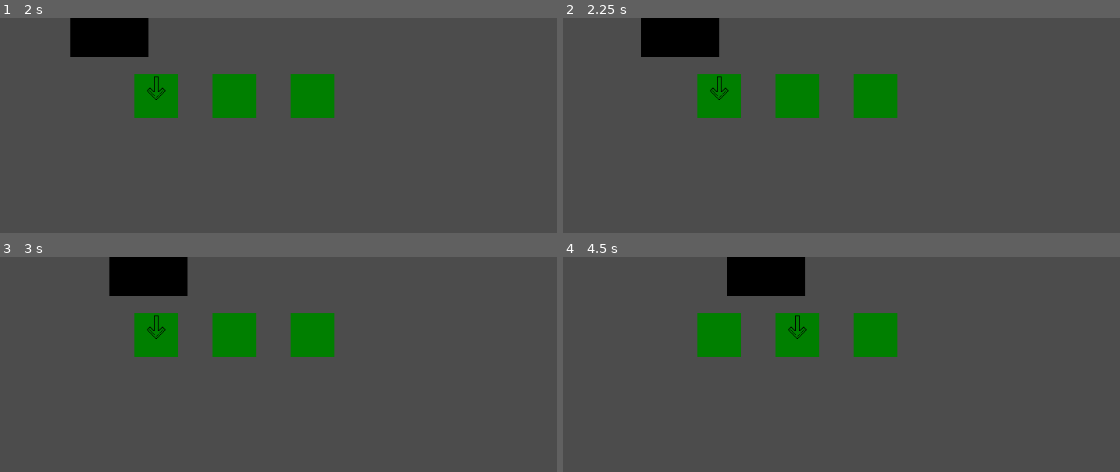
Above: before the commit, frames 1-4 (two rows, left to right).
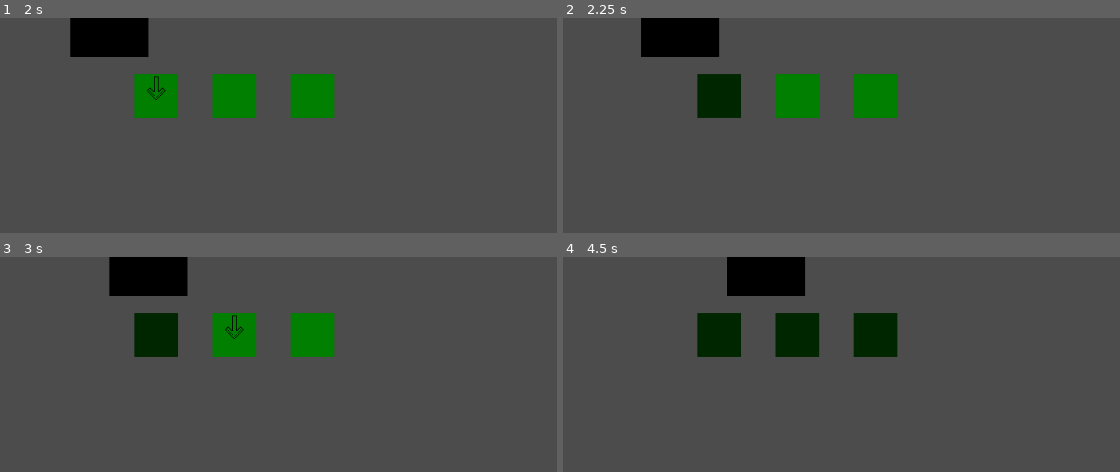
Above: after the commit, the same moments.

Repository: mdwyer223/outside
Game: Godot game, scene res://game.tscn
Same seed, same stepped clock (60 frames per second), same inputs: the game is played once before the commit and once after it.
Inputs:
- Up to frame 1 (2 s): click "start" at 0.5 s; tap Enter (interact) at 1.25, 1.35 s; hold D (right) from 1.28 s (still down)
- Up to frame 2 (2.25 s): release D (right) at 2.03 s; hold Down (arrow_down) from 2.03 s (still down); tap Enter (interact) at 2.1 s
- Up to frame 3 (3 s): tap Space at 2.75 s; release Down (arrow_down) at 2.78 s; hold D (right) from 2.78 s (still down); tap Enter (interact) at 2.85 s
- Up to frame 4 (4.5 s): release D (right) at 3.53 s; hold Up (arrow_up) 3.53-4.28 s; tap Enter (interact) at 3.6, 4.25, 4.35 s; hold A (left) from 4.28 s (still down)

Frame 1 is identical in both runs. In frame 2, 1.6% of the frame differs, in the area x 24-32%, y 26-47%; in frame 3, 1.7%; in frame 4, 4.9%, in the area x 24-61%, y 26-47%.

Commit message:
Added interactions and inventory for player

Diff:
--- a/outside/adventurers/blocky/InteractionDetection.gd
+++ b/outside/adventurers/blocky/InteractionDetection.gd
@@ -12,8 +12,9 @@
 	check_focus()
 
 func _add_object_to_list(body):
-	objects.append(body)
-	adjust_focus()
+	if body.is_interactable():
+		objects.append(body)
+		adjust_focus()
 
 func _remove_object_from_list(body):
 	reset_focus()
@@ -54,6 +55,9 @@
 	var object = objects[focus]
 	var response = object.interact(player)
 
+	if not response:
+		_remove_object_from_list(object)
+
 func get_objects():
 	return objects
 
--- a/outside/adventurers/blocky/blocky.gd
+++ b/outside/adventurers/blocky/blocky.gd
@@ -11,6 +11,8 @@
 	add_to_group("player")
 
 	inventory = load("res://scripts/inventory.gd").new()
+	inventory.set_up()
+
 	interactions = get_node("InteractionDetection")
 
 func _process(delta):
@@ -36,8 +38,7 @@
 func get_input():
 	if Input.is_action_just_pressed("interact"):
 		if interactions.valid_interaction():
-			print("interaction sent")
-			emit_signal("interacted", self)
+			interactions.interact_with_object(self)
 
 func get_inventory():
 	return inventory
--- a/outside/adventurers/blocky/blocky.tscn
+++ b/outside/adventurers/blocky/blocky.tscn
@@ -13,6 +13,8 @@
 [node name="blocky" type="KinematicBody2D"]
 script = ExtResource( 1 )
 
+[node name="Camera2D" type="Camera2D" parent="."]
+
 [node name="Sprite" type="Sprite" parent="."]
 texture = ExtResource( 2 )
 
--- a/outside/objects/trees/pine/pine.gd
+++ b/outside/objects/trees/pine/pine.gd
@@ -1,14 +1,21 @@
 extends Area2D
 
+var rng = RandomNumberGenerator.new()
+
 var focused
-var focus_img = preload("res://assets/arrow.png")
 var focus_sprite
+var interactable
+
+var item
 
 class_name Pine
 
 func _ready():
+	item = load("res://scripts/item.gd")
+	rng.randomize()
 	get_parent().get_node("focusSprite").visible = false
 	focused = false
+	interactable = true
 
 func _handle_focus_change():
 	if focused:
@@ -21,5 +28,17 @@
 	_handle_focus_change()
 
 func interact(player):
-	print("interacted")
-	pass
+	var new_item = item.new()
+	new_item.set_up("pine_wood", rng.randi_range(1, 3))
+	player.get_inventory().add_item(new_item)
+	set_interactable(false)
+
+	return interactable
+
+func is_interactable():
+	return interactable
+
+func set_interactable(state):
+	interactable = state
+	if not interactable:
+		get_node("../Sprite").modulate = Color(.3, .3, .3)
--- a/outside/scripts/inventory.gd
+++ b/outside/scripts/inventory.gd
@@ -4,13 +4,33 @@
 
 var items
 
-func _init():
+func set_up():
 	items = []
 
-func add_item(item):
-	items.append(item)
+func add_item(added_item):
+	var curr_item_name
+	var item_in_inventory = false
+	var added_item_name = added_item.get_item_name()
 
-func remove_item(item):
-	for i in range(len(items)):
-		if item == items[i]:
-			items.remove(i)
+	for item in items:
+		curr_item_name = item.get_item_name()
+		if curr_item_name == added_item_name:
+			var leftover = item.add_to_stack_count(added_item.get_stack_count())
+			item_in_inventory = true
+
+	if not item_in_inventory:
+		items.append(added_item)
+
+	print(items)
+
+func remove_item(removed_item):
+	var removed_item_name = removed_item.get_item_name()
+	for item in items:
+		if item.get_item_name() == removed_item_name:
+			item.remove_from_stack_count(removed_item.get_stack_count())
+
+		if not item.has_stack():
+			items.erase(item)
+
+func get_item_count():
+	pass
--- a/outside/scripts/item.gd
+++ b/outside/scripts/item.gd
@@ -2,8 +2,41 @@
 
 class_name Item
 
+var MAX_STACK = 10
+
+var stack_count
 var weight
 var item_name
 
-func _init(item_name):
-	self.item_name = item_name
+func set_up(iname, count):
+	item_name = iname
+	stack_count = count
+
+func add_to_stack_count(count):
+	stack_count += count
+	var leftover = stack_count - MAX_STACK
+	if leftover > 0:
+		stack_count = MAX_STACK
+
+	return leftover
+
+func remove_from_stack_count(count):
+	stack_count -= count
+	if stack_count < 0:
+		stack_count = 0
+
+	return stack_count
+
+func get_item_name():
+	return item_name
+
+func has_stack():
+	if stack_count <= 0:
+		return false
+	return true
+
+func get_stack_count():
+	return stack_count
+
+func _to_string():
+	return item_name + ":" + str(stack_count)
